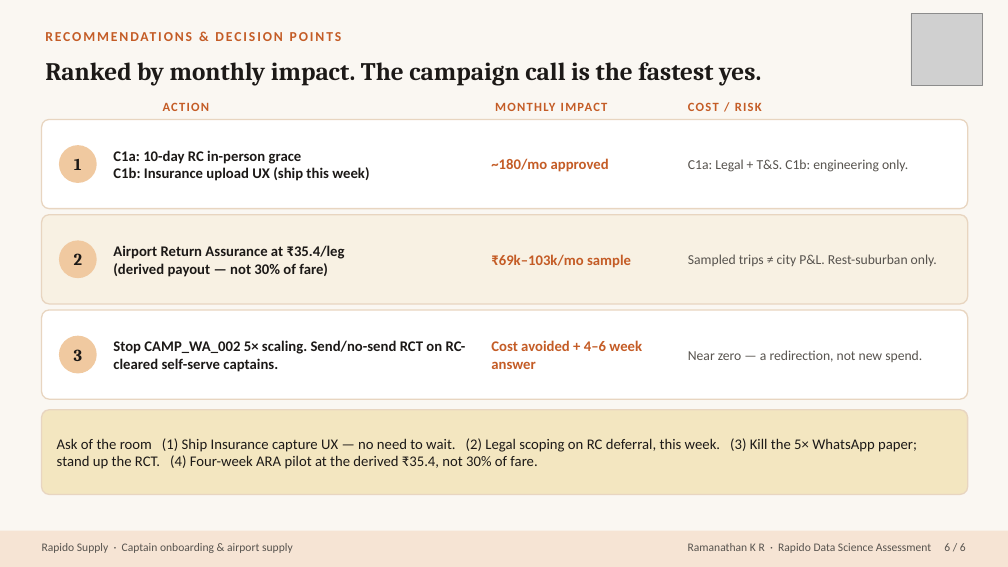
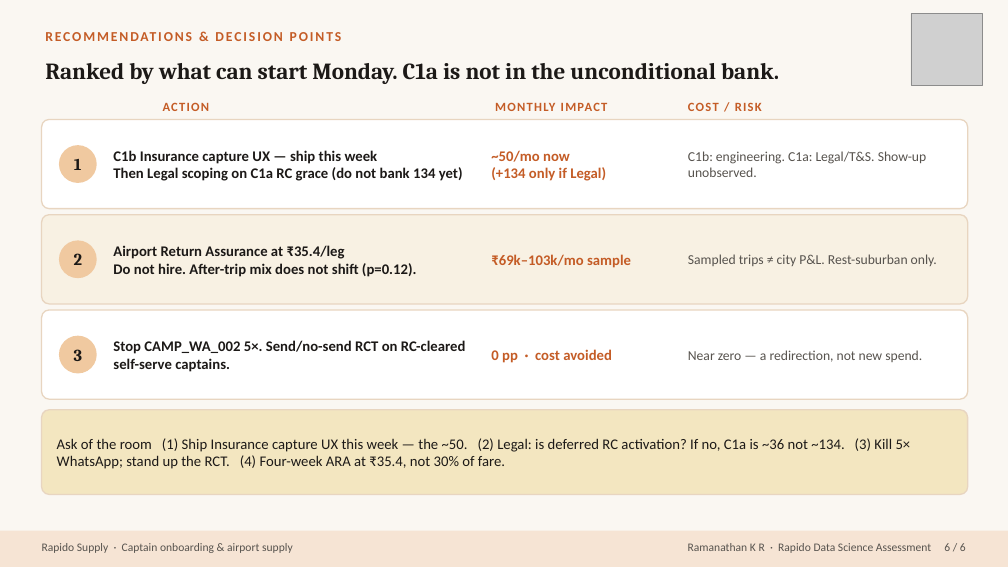
Before and after one commit to KRRamanathan/Project_R, a slide deck: slide 6 of DECK.pptx (slide 7 before the commit). Drawn at 1008x567 pixels with LibreOffice and Linux fonts; fonts in the diff are those of the drawing; grey boxes stand for pictures. Boxes give left, top, right and bottom in pixels: in the first picture for what was removed or moved away, otherwise in the second. Text is boxed around its words. In the diff, an @@ line names an element or a change of style, - is before the commit and + after.

Commit message:
Lead the packet with ~50 this week, not an unconditional 180.
C1a is a Legal scenario (~134 or ~36). Deck is 6 slides. Airport slide
states B2 (after the trip, mix p=0.12). Memo and dashboard match.

```diff
--- a/DECK.pptx
+++ b/DECK.pptx
@@ text at <box>45,63,779,84</box>: text changed; size 24 to 22 pt @@
-Ranked by monthly impact. The campaign call is the fastest yes.
+Ranked by what can start Monday. C1a is not in the unconditional bank.
@@ text at <box>113,150,463,181</box>: text changed @@
-C1a: 10-day RC in-person grace
-C1b: Insurance upload UX (ship this week)
+C1b Insurance capture UX — ship this week
+Then Legal scoping on C1a RC grace (do not bank 134 yet)
@@ text at <box>491,150,606,181</box>: text changed @@
-~180/mo approved
+~50/mo now
+(+134 only if Legal)
@@ text at <box>688,151,926,177</box>: text changed @@
-C1a: Legal + T&S. C1b: engineering only.
+C1b: engineering. C1a: Legal/T&S. Show-up unobserved.
@@ text at <box>113,263,417,277</box>: text changed @@
-(derived payout — not 30% of fare)
+Do not hire. After-trip mix does not shift (p=0.12).
@@ text at <box>113,340,466,372</box>: text changed @@
-Stop CAMP_WA_002 5× scaling. Send/no-send RCT on RC-cleared self-serve captains.
+Stop CAMP_WA_002 5×. Send/no-send RCT on RC-cleared self-serve captains.
@@ text at <box>491,349,612,363</box>: text changed @@
-Cost avoided + 4–6 week answer
+0 pp · cost avoided
@@ text at <box>57,438,911,469</box>: text changed @@
-Ask of the room (1) Ship Insurance capture UX — no need to wait. (2) Legal scoping on RC deferral, this week. (3) Kill the 5× WhatsApp paper; stand up the RCT. (4) Four-week ARA pilot at the derived ₹35.4, not 30% of fare.
+Ask of the room (1) Ship Insurance capture UX this week — the ~50. (2) Legal: is deferred RC activation? If no, C1a is ~36 not ~134. (3) Kill 5× WhatsApp; stand up the RCT. (4) Four-week ARA at ₹35.4, not 30% of fare.
```
Also in this commit, not shown: 3 other slides changed, 1 slide added, 2 slides removed, 6 other files.
